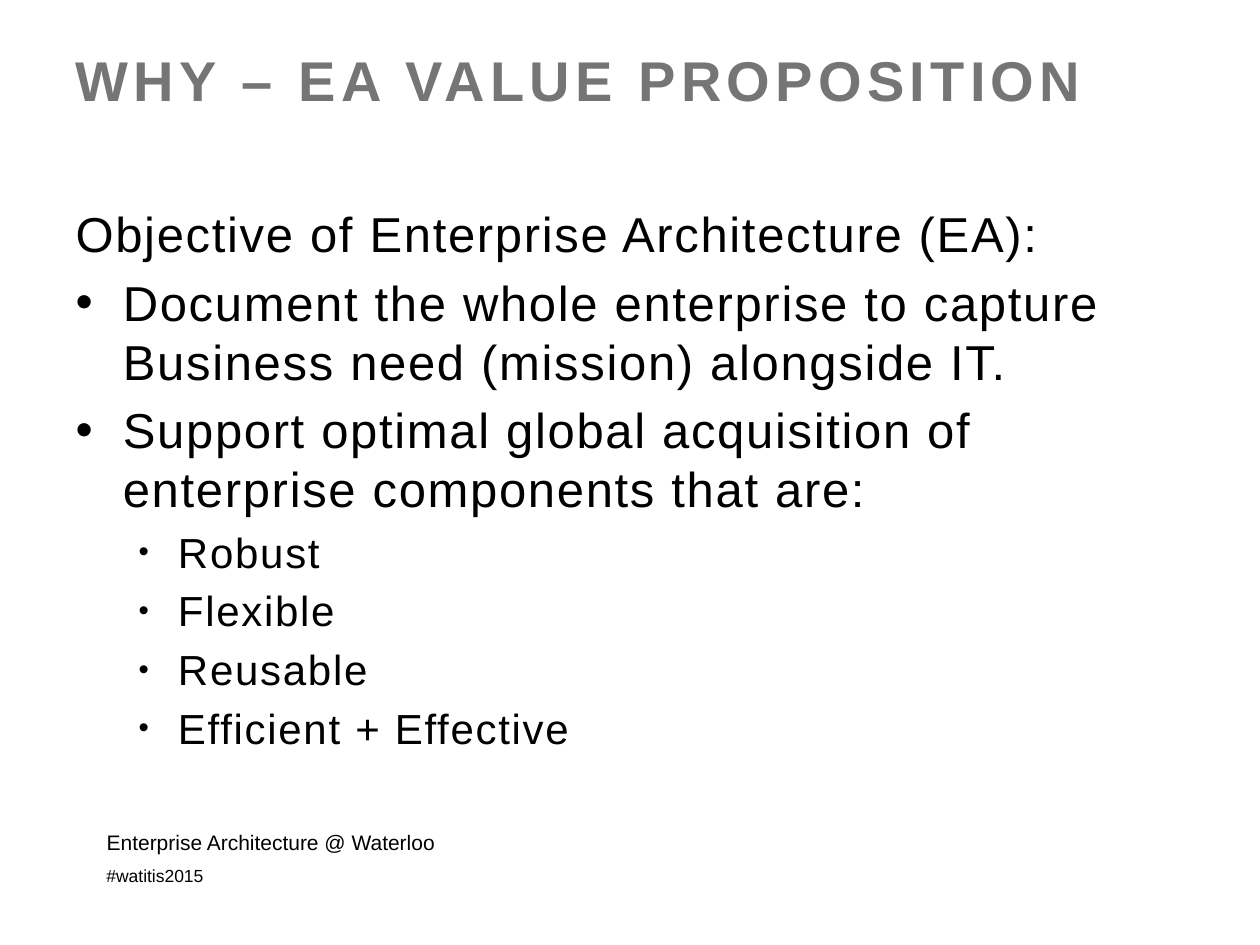
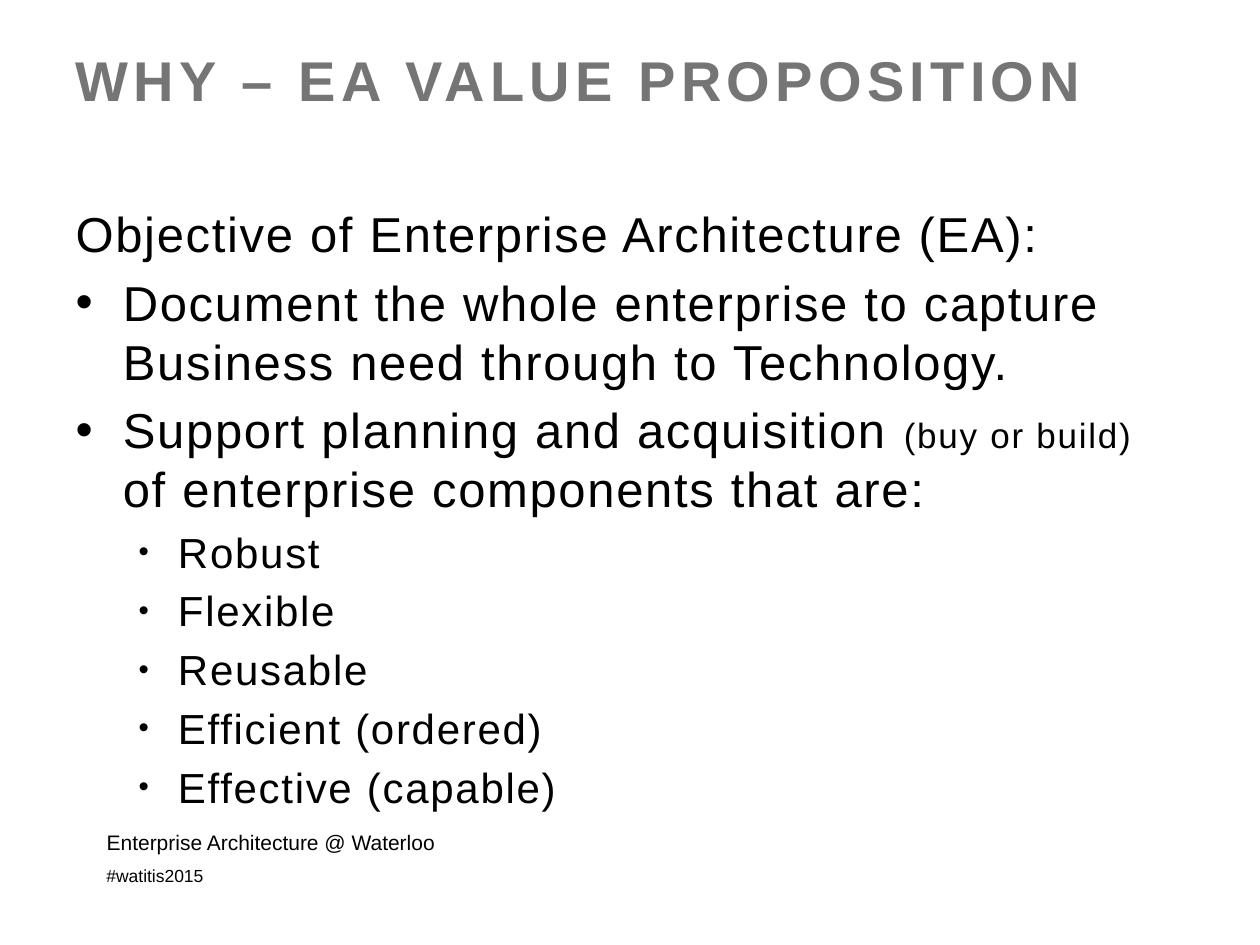
Before and after one commit to colinbellCA/presentation-istea-watitis2015, a slide deck: slide 17 of ISTEA-WatITis2015.pptx (slide 13 before the commit). Drawn at 1260x945 pixels with LibreOffice and Linux fonts; fonts in the diff are those of the drawing; background and template pictures are left out. Boxes give left, top, right and bottom in pixels: in the first picture for what was removed or moved away, otherwise in the second. Text is boxed around its words. In the diff, an @@ line names an element or a change of style, - is before the commit and + after.

```diff
--- a/ISTEA-WatITis2015.pptx
+++ b/ISTEA-WatITis2015.pptx
@@ text at bbox=[123, 285, 1130, 517]: text changed @@
-• Document the whole enterprise to capture Business need (mission) alongside IT.
-• Support optimal global acquisition of enterprise components that are:
+• Document the whole enterprise to capture Business need through to Technology.
+• Support planning and acquisition (buy or build) of enterprise components that are:
@@ text at bbox=[178, 713, 556, 811]: text changed @@
-  • Efficient + Effective
+  • Efficient (ordered)
+  • Effective (capable)
```
Also in this commit, not shown: 9 other slides changed, 16 slides added, 3 other files.
